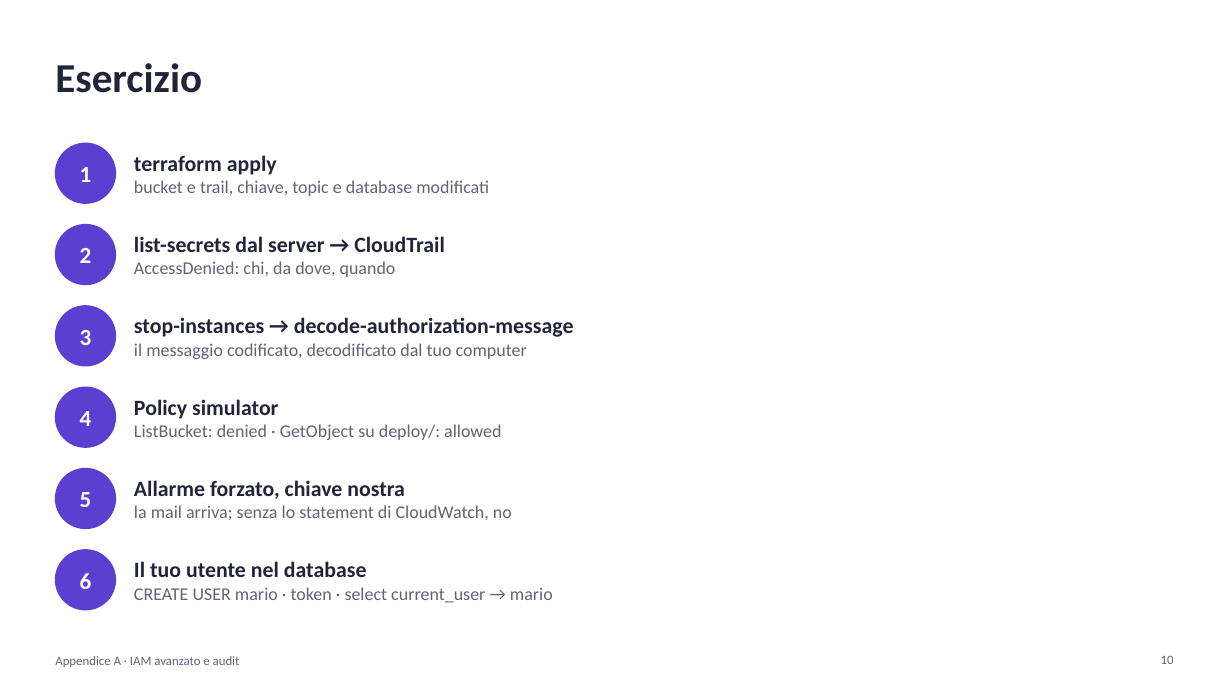
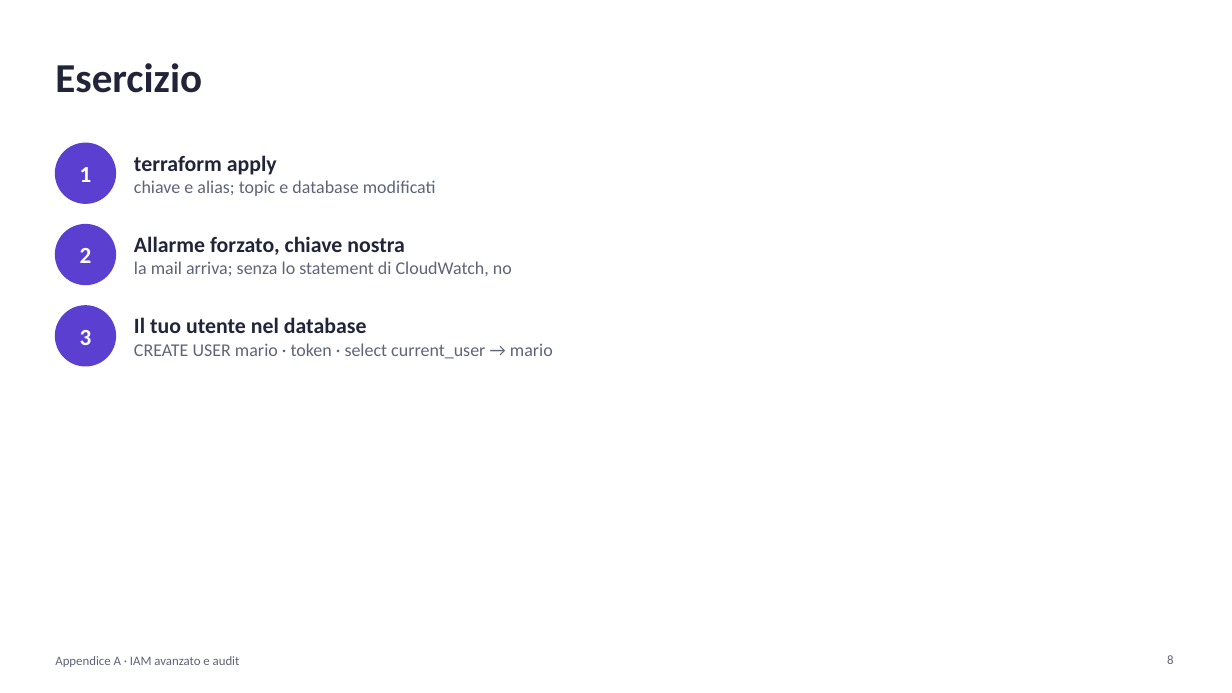
Before and after one commit to cereZ23/aws, a slide deck: slide 8 of slide/slide-A-iam-audit.pptx (slide 10 before the commit). Drawn at 1232x693 pixels with LibreOffice and Linux fonts; fonts in the diff are those of the drawing. Boxes give left, top, right and bottom in pixels: in the first picture for what was removed or moved away, otherwise in the second. Text is boxed around its words. In the diff, an @@ line names an element or a change of style, - is before the commit and + after.

Commit message:
Lezione 12: CloudTrail, chi ha fatto cosa; GuardDuty diventa la 13; appendice alleggerita

```diff
--- a/slide/slide-A-iam-audit.pptx
+++ b/slide/slide-A-iam-audit.pptx
@@ text at [134,180,436,196]: text changed @@
-bucket e trail, chiave, topic e database modificati
+chiave e alias; topic e database modificati
@@ text at [134,236,512,276]: text changed; size 17 to 14 pt; text colour #22253A to #5F6478; bold off @@
-list-secrets dal server → CloudTrail
-AccessDenied: chi, da dove, quando
+Allarme forzato, chiave nostra
+la mail arriva; senza lo statement di CloudWatch, no
@@ text at [134,317,553,359]: text changed @@
-stop-instances → decode-authorization-message
-il messaggio codificato, decodificato dal tuo computer
+Il tuo utente nel database
+CREATE USER mario · token · select current_user → mario
@@ ellipse removed at [55,387,116,447] @@
@@ text removed at [80,411,92,426] @@
-4
@@ text removed at [134,399,501,440] @@
-Policy simulator
-ListBucket: denied · GetObject su deploy/: allowed
@@ ellipse removed at [55,469,116,529] @@
@@ text removed at [80,492,92,507] @@
-5
@@ text removed at [134,480,512,520] @@
-Allarme forzato, chiave nostra
-la mail arriva; senza lo statement di CloudWatch, no
@@ ellipse removed at [55,550,116,610] @@
@@ text removed at [134,561,553,603] @@
-Il tuo utente nel database
-CREATE USER mario · token · select current_user → mario
@@ text removed at [80,573,92,589] @@
-6
@@ page number at [1167,655,1173,664]: text changed @@
-10
+8
```
Also in this commit, not shown: 2 other slides changed, 2 slides removed, 9 other files.
